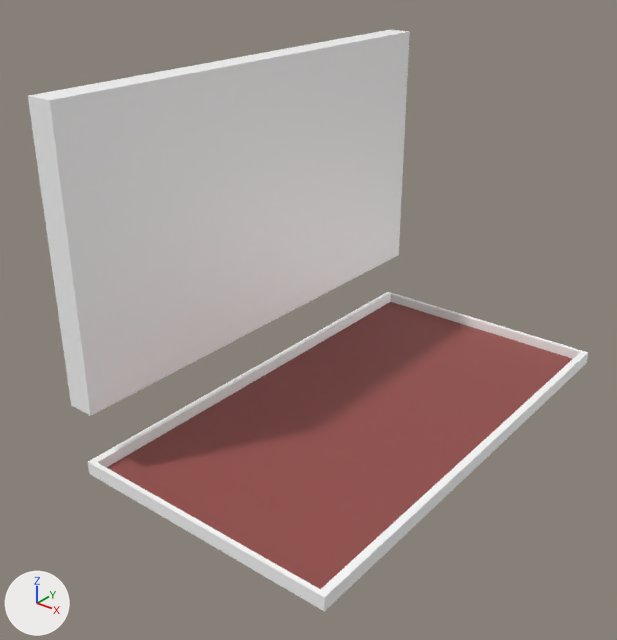
What one commit did to the FBX model Assets/Models/WallGunShop.fbx.
Rendered twice from a camera (50 mm lens) standing at (3.12, -4.58, 3.55) and looking at (-0.23, -0.39, 0.95). Lighting does not change. The marker at lower left points along +X, +Y and +Z.

Names of what the first picture shows: 'WallShop'.
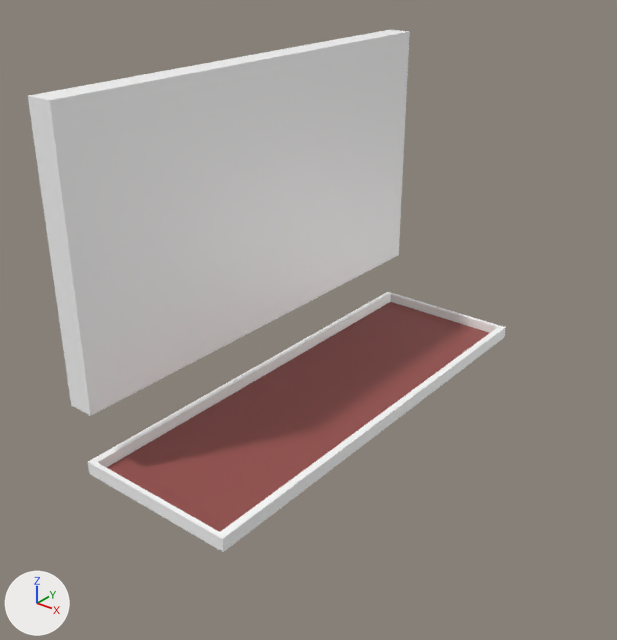
What differs and where, as boxes [x1, y1, x2, y2] in the pictures (617 x 640 px; the box of a moved part takes in the faces that stretch with it):
'WallShop', recoloured, reshaped (15% narrower, 10% shorter): before [28, 30, 588, 611]; after [28, 30, 506, 552]
part 1 of me_cube, moved or reshaped: before [88, 292, 588, 611]; after [88, 292, 506, 552]

What the commit changed:
Material 'Material.001' (mat_material_001) changes colour from brown #944d49 to white #ffffff; in linear values from (0.296, 0.0735, 0.0663) to (1.0, 1.0, 1.0).
Material 'Material.002' (mat_material_002) is new.
Its base color is (0.296, 0.0735, 0.0663) (brown #944d49).
me_cube has 24 vertices, 20 faces and spans x -1.1..1.0, y -1.79..1.79, z 0.1..2.6.
me_cube is used by ob_wallshop; location (0.0, 0.0, 0.0).
Before the commit, vertices of me_cube: 0 (1.0, 1.79, 0.2) at pixel (588, 352), 1 (1.0, 1.79, 0.1) at pixel (586, 363), 2 (1.0, -1.79, 0.2) at pixel (324, 597), 3 (1.0, -1.79, 0.1) at pixel (324, 611), 8 (0.94, -1.76, 0.2) at pixel (320, 589).
Before the commit, vertices of me_cube: 10 (0.94, 1.76, 0.2) at pixel (580, 352), 12 (0.94, -1.76, 0.12), 14 (0.94, 1.76, 0.12).
me_cube no longer uses material mat_material (white #ffffff).
Part 1, on me_cube:
Vertices 0 to 3, 8, 10, 12, 14 of me_cube move by (-0.76, 0.0, 0.0).
me_cube now uses material mat_material_002 (brown #944d49).
